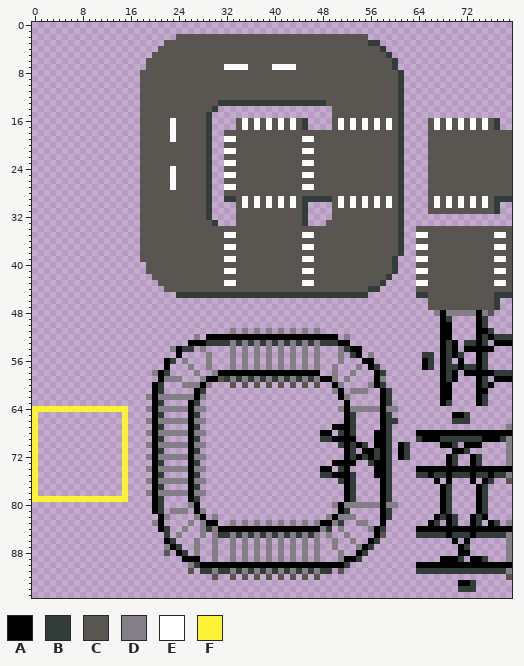
One commit to this sprite sheet: resource/tiles.png. This is how it looked before the edit.
The file is 80x96 pixels.
Palette (. is transparent): A #000000  B #323c39  C #595652  D #847e87  E #ffffff  F #fbf236
The result:
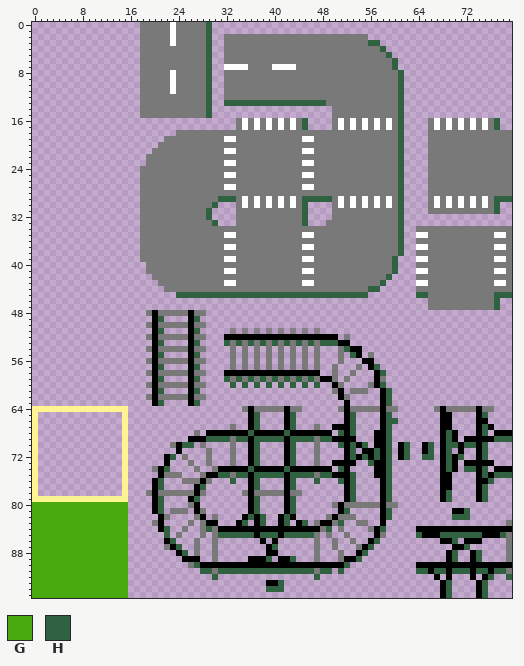
Colours new in this view: G #49aa10  H #306141
The exact change:
colour C: #595652 -> #797979
colour F: #fbf236 -> #fff392
Changed rows in their new state; - is a pixel that keeps its letter.
first column x 0:
 0 ------------------CCCCCECCCCCH--------------------------------------------------
 1 ------------------CCCCCECCCCCH--------------------------------------------------
 2 ------------------CCCCCE-----H..------------------------------------------------
 3 ------------------CCCC-E-----H..------------------------HH----------------------
 4 ------------------CCC--------H..--------------------------H---------------------
 5 ------------------CC---------H..---------------------------H--------------------
 6 ------------------C----------H..----------------------------H-------------------
 7 ------------------C----------H..----------------------------H-------------------
 8 -----------------------E-----H..-----------------------------H------------------
 9 -----------------------E-----H..-----------------------------H------------------
10 -----------------------E-----H..-----------------------------H------------------
11 -----------------------E-----H..-----------------------------H------------------
12 -----------------------------H..-----------------------------H------------------
13 -----------------------------H..HHHHHHHHHHHHHHHHH------------H------------------
14 -----------------------------H.------------------------------H------------------
15 -----------------------------H-------------------------------H------------------
16 ------------------............---------------H---------------H---------------H--
17 ------------------............---------------H---------------H---------------H--
18 ------------------......-----CCC-----------------------------H------------------
19 ------------------....-C-----CCC-----------------------------H------------------
20 ------------------...--------CCC-----------------------------H------------------
21 ------------------..---------CCC-----------------------------H------------------
22 ------------------.----------CCC-----------------------------H------------------
23 ------------------.----------CCC-----------------------------H------------------
24 -----------------------C-----CCC-----------------------------H------------------
25 -----------------------C-----CCC-----------------------------H------------------
26 -----------------------C-----CCC-----------------------------H------------------
27 -----------------------C-----CCC-----------------------------H------------------
28 -----------------------------CCC-----------------------------H------------------
29 -----------------------------CCHHH-----------HHHHH-----------H---------------HHH
30 -----------------------------CH--------------H---------------H---------------H--
31 -----------------------------H---------------H---------------H---------------H--
32 -----------------------------H---------------H---------------H------------------
33 ------------------------------H--------------H---------------H------------------
34 -------------------------------------------------------------H------------------
35 -------------------------------------------------------------H------------------
36 -------------------------------------------------------------H------------------
37 -------------------------------------------------------------H------------------
38 -------------------------------------------------------------H------------------
39 ------------------------------------------------------------H-------------------
40 ------------------------------------------------------------H-------------------
41 ------------------------------------------------------------H-------------------
42 -----------------------------------------------------------H--------------------
43 ----------------------------------------------------------H---------------------
44 --------------------------------------------------------HH----------------------
45 ------------------------HHHHHHHHHHHHHHHHHHHHHHHHHHHHHHHH--------HH-----------HHH
46 -----------------------------------------------------------------------------H--
47 -----------------------------------------------------------------------------H--
48 -------------------CACCCCCACC--------------------------------------..........---
49 --------------------AH----AH----------------------------------------..----..----
50 -------------------CACCCCCACC---------------------------------------..----..----
51 --------------------AH----AH----------------------------------------..----...---
52 -------------------CACCCCCACC...--------------------C---------------..----......
53 --------------------AH-----H....HCHCHCHCHCHCHCHCHHH-----------------...-....-...
54 -------------------CACCCCCACC----C-C-C-C-C-C-C-C---CH---------------...-.....---
55 --------------------AH--.-AH-.---C-C-C-C-C-C-C-C---C-H--C--------..-....--..----
56 -------------------CACCCCCACC.---C-C-C-C-C-C-C-C---C-------------..-..-.--..----
57 --------------------AH.---AH-.---C-C-C-C-C-C-C-C--C---C--H-------..-........----
58 -------------------CACCCCCACC-..------------------C--C----H---------...-........
59 --------------------AH...-AH....HCHCHCHCHCHCHCHC--C-C-----C---------...---..-...
60 -------------------C-CCCCCACC.---H-H-H-H-H-H-H-H---C----C-H---------..----...---
61 ---------------------H----AH.---------------------C--CCC---H--------..----..----
62 -------------------C-CCCCCACC-----------------------C------H--------..----..----
63 ---------------------H-----H-------------------------------H--------..----..----
64 -------------------..........------CACCCCCACC------C-CCCCC-CC------CACCCCCACC---
65 --------------------..----..--------AH----AH---------H-----H--------AA...-AH----
66 -------------------..........-------AH----AH---------H-----HH-------AA...-AA----
67 --------------------..----..-----C--AH----AH---C-----H-----H--------AA----AHA--.
68 -------------------........C.AAAAAAAHAAAAAHAAAAA---H-H-----H----....-H-...-H.---
69 --------------------..-----AAHHHHCHHAHHHHHAHHHHCHH---------H----....AHA.AAA--HHH
70 -------------------....CAHH.C----C--AH----AH---C---H-H-H---H--H--AH--HHAHH-H---.
71 --------------------..--A-..-C---C--AH----AH---C-----H---H-H--H--AH-AH.-.-AH---.
72 -------------------...AH.C...C---C--AH----AH---C-----H-H-H-H--H--HH-AHAH-.AH---.
73 --------------------..A---C.-C---C--AH----AH---C--------H--H--------AHA-A-AAA--.
74 -------------------.CAH....C.-CAAAAAHAAAAAHAAAAA---H-------H----....-H-.HH-H.---
75 --------------------.ACCC-..CAAHHCHHAHHHHHAHHHHCHH---H-----H----....A-....AH-HHH
76 -------------------.-H...CCCAC---H--AH----AH---H---H-H-----H-------.A----.A-H--.
77 ---------------------H----.AH-------AH----AH---------H-----H---------A-----H----
78 -------------------C-CCCCCCAC------CACCCCCACC--------H-----H---------H-----H----
79 ---------------------H-----H--------AH----AH---------H-----H---------H-----H----
80 GGGGGGGGGGGGGGGG-----H----C---------AH----AH------C-CCCCCC-CC-------..----..----
81 GGGGGGGGGGGGGGGG-----H-CCC--C-------AH----AH--------H------H--------..AAH-..----
82 GGGGGGGGGGGGGGGG------C----C--C----AHAH--AHA-----C-CCC-----H-------...HHH...----
83 GGGGGGGGGGGGGGGG----C-----C-C----.AH-AH.-AH.AH-C--CH--CC----------..-..--..-..-C
84 GGGGGGGGGGGGGGGG------H--C--CHC-----------------CH-C----C-H---------------------
85 GGGGGGGGGGGGGGGG------H-C---C-CHHHHHHAHHHAHHHHHC-C--C-----------HAAAHHHHHHHAAAHC
86 GGGGGGGGGGGGGGGG-------H---C--C--.-.-.A.A.-.-.-C--C--C---H----------AAH--AA----C
87 GGGGGGGGGGGGGGGG------C-H--C--C--.-.-.-AH.-.-.-C--C---C-H-------------A-H------C
88 GGGGGGGGGGGGGGGG------.--H-C--C--.-.-.-AA.-.-.-C---C---H-------------AH..AH----C
89 GGGGGGGGGGGGGGGG--------------C--.-.AAAH-AAH-.-C---C--H-------------.-H.--H.---C
90 GGGGGGGGGGGGGGGG----------CH------------------------H---------------------------
91 GGGGGGGGGGGGGGGG----------.-HHCHHHHHHHHHHHHHHHHCHH-H------------HHAHHAHHHAHHAHHC
92 GGGGGGGGGGGGGGGG--------------H--.-.-.-.-.-.-.-H-------------------A-A---A-AH--H
93 GGGGGGGGGGGGGGGG-----------------------AAH--------------------------AH-...AH----
94 GGGGGGGGGGGGGGGG-----------------------HHH--------------------------AH-...AH----
95 GGGGGGGGGGGGGGGG----------------------------------------------------AH----AH----
Boxes around the changes in both pictures, in picture pixels (x1, y1, x2, y2):
changed: (32, 22, 512, 598)
